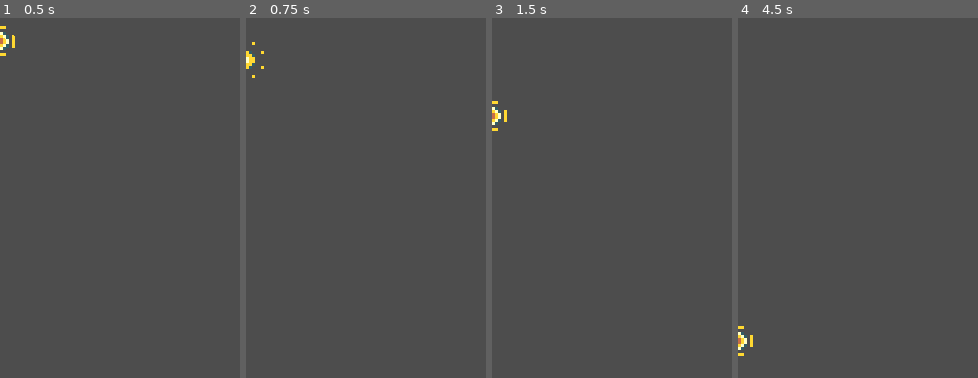
Above: before the commit, frames 1-4 (left to right).
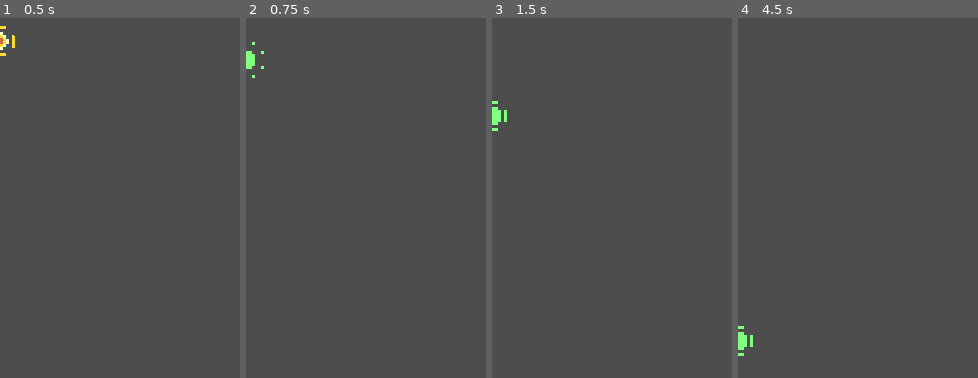
Above: after the commit, the same moments.

Repository: jacristi/godot-space-shooter
Game: Godot game, scene res://pickups/yellow_pickup.tscn
Two runs of this game, one before a commit and one after it. Both use one fixed random seed, a clock stepped at 60 frames per second and the inputs below. This scene is started directly instead of the project's main scene.
Inputs:
- Up to frame 1 (0.5 s): no input
- Up to frame 2 (0.75 s): hold D (move_right) from 0.53 s (still down); tap Space (fire) at 0.6 s
- Up to frame 3 (1.5 s): release D (move_right) at 1.28 s; hold S (move_down) from 1.28 s (still down); tap Space (fire) at 1.35 s
- Up to frame 4 (4.5 s): release S (move_down) at 2.03 s; hold D (move_right) 2.03-2.78 s; tap Space (fire) at 2.1, 2.85, 3.6, 4.25, 4.35 s; hold W (move_up) 2.78-3.53 s; tap Enter at 3.5 s; hold A (move_left) from 3.53 s (still down)
The pictures show only the part of the screen within x 0-50%, y 2-52%; the shares and areas given below are measured in that part.

Frame 1 is identical in both runs. In frame 2, 0.2% of the frame differs, in the area x 0-8%, y 6-17%; in frame 3, 0.2%, in the area x 0-7%, y 23-32%; in frame 4, 0.2%.

Commit message:
feat: flash material changes

Diff:
--- a/enemies/enemy.tscn
+++ b/enemies/enemy.tscn
@@ -6,7 +6,6 @@
 [ext_resource type="Script" path="res://components/scale_component.gd" id="3_r2n64"]
 [ext_resource type="Script" path="res://components/flash_component.gd" id="4_bdxlj"]
 [ext_resource type="Script" path="res://components/shake_component.gd" id="5_55vci"]
-[ext_resource type="Material" uid="uid://c88q6pkhh3vl" path="res://effects/white_flash_material.tres" id="6_yjxnm"]
 [ext_resource type="Script" path="res://components/hurtbox_component.gd" id="7_ytuho"]
 [ext_resource type="Script" path="res://components/hitbox_component.gd" id="8_itsm4"]
 [ext_resource type="Script" path="res://components/hurt_component.gd" id="9_ha7el"]
@@ -39,7 +38,6 @@
 
 [node name="FlashComponent" type="Node" parent="." node_paths=PackedStringArray("sprite")]
 script = ExtResource("4_bdxlj")
-flash_material = ExtResource("6_yjxnm")
 sprite = NodePath("../AnimatedSprite2D")
 
 [node name="ShakeComponent" type="Node" parent="." node_paths=PackedStringArray("node")]
@@ -60,10 +58,11 @@
 stats_component = NodePath("../StatsComponent")
 hurtbox_component = NodePath("../HurtboxComponent")
 
-[node name="DestroyedComponent" type="Node" parent="." node_paths=PackedStringArray("actor", "stats_component")]
+[node name="DestroyedComponent" type="Node" parent="." node_paths=PackedStringArray("actor", "stats_component", "spawner_component")]
 script = ExtResource("10_lh6iy")
 actor = NodePath("..")
 stats_component = NodePath("../StatsComponent")
+spawner_component = NodePath("../SpawnerComponent")
 
 [node name="SpawnerComponent" type="Node2D" parent="."]
 script = ExtResource("11_kh874")
--- a/pickups/blue_pickup.tscn
+++ b/pickups/blue_pickup.tscn
@@ -86,3 +86,6 @@
 
 [node name="CollisionShape2D" type="CollisionShape2D" parent="HitboxComponent" index="0"]
 shape = SubResource("RectangleShape2D_ltjyi")
+
+[node name="CollectedComponent" parent="." index="12" node_paths=PackedStringArray("spawner_component")]
+spawner_component = NodePath("../CollectedSpawnerComponent")
--- a/pickups/green_pickup.tscn
+++ b/pickups/green_pickup.tscn
@@ -95,5 +95,8 @@
 [node name="CollisionShape2D" type="CollisionShape2D" parent="HitboxComponent" index="0"]
 shape = SubResource("RectangleShape2D_tvkmt")
 
+[node name="CollectedComponent" parent="." index="12" node_paths=PackedStringArray("spawner_component")]
+spawner_component = NodePath("../CollectedSpawnerComponent")
+
 [node name="CollectedSpawnerComponent" parent="." index="13"]
 scene = ExtResource("2_urcgm")
--- a/pickups/pickup.gd
+++ b/pickups/pickup.gd
@@ -14,6 +14,7 @@
 @onready var destroyed_component: DestroyedComponent = $DestroyedComponent
 @onready var audio_player: VariablePitchAudioStreamPlayer = $VariablePitchAudioStreamPlayer
 @onready var collected_component: DestroyedComponent = $CollectedComponent
+@onready var flash_timer: Timer = $FlashTimer
 
 
 func _ready() -> void:
@@ -21,6 +22,7 @@
     visible_on_screen_notifier_2d.screen_exited.connect(queue_free)
     hurtbox_component.hurt.connect(was_hurt)
     hitbox_component.hit_hurtbox.connect(handle_on_collect)
+    flash_timer.timeout.connect(flash_component.flash)
 
 
 func was_hurt(_hitbox: HitboxComponent) -> void:
--- a/pickups/pickup.tscn
+++ b/pickups/pickup.tscn
@@ -1,10 +1,11 @@
-[gd_scene load_steps=18 format=3 uid="uid://bfgfj802ng1mt"]
+[gd_scene load_steps=19 format=3 uid="uid://bfgfj802ng1mt"]
 
 [ext_resource type="Script" path="res://pickups/pickup.gd" id="1_q6wj0"]
 [ext_resource type="Script" path="res://components/move_component.gd" id="3_8g3hp"]
 [ext_resource type="Script" path="res://components/stats_component.gd" id="4_cha0t"]
 [ext_resource type="Script" path="res://components/scale_component.gd" id="5_51djb"]
 [ext_resource type="Script" path="res://components/flash_component.gd" id="6_5oq4s"]
+[ext_resource type="Material" uid="uid://c1pbvjfcj8cer" path="res://effects/green_flash_material.tres" id="6_8yxht"]
 [ext_resource type="Script" path="res://components/shake_component.gd" id="7_3i3aa"]
 [ext_resource type="Script" path="res://components/hurtbox_component.gd" id="8_7brgn"]
 [ext_resource type="Script" path="res://components/hitbox_component.gd" id="9_ly3yr"]
@@ -41,6 +42,7 @@
 
 [node name="FlashComponent" type="Node" parent="." node_paths=PackedStringArray("sprite")]
 script = ExtResource("6_5oq4s")
+flash_material = ExtResource("6_8yxht")
 sprite = NodePath("../AnimatedSprite2D")
 
 [node name="ShakeComponent" type="Node" parent="." node_paths=PackedStringArray("node")]
@@ -62,21 +64,19 @@
 stats_component = NodePath("../StatsComponent")
 hurtbox_component = NodePath("../HurtboxComponent")
 
-[node name="DestroyedComponent" type="Node" parent="." node_paths=PackedStringArray("actor", "stats_component", "destroy_effect_spawner_component")]
+[node name="DestroyedComponent" type="Node" parent="." node_paths=PackedStringArray("actor", "stats_component")]
 script = ExtResource("11_fqhq0")
 actor = NodePath("..")
 stats_component = NodePath("../StatsComponent")
-destroy_effect_spawner_component = NodePath("../DestroyedSpawnerComponent")
 
 [node name="DestroyedSpawnerComponent" type="Node2D" parent="."]
 script = ExtResource("12_4ioft")
 scene = ExtResource("13_l4y4i")
 
-[node name="CollectedComponent" type="Node" parent="." node_paths=PackedStringArray("actor", "stats_component", "destroy_effect_spawner_component")]
+[node name="CollectedComponent" type="Node" parent="." node_paths=PackedStringArray("actor", "stats_component")]
 script = ExtResource("11_fqhq0")
 actor = NodePath("..")
 stats_component = NodePath("../StatsComponent")
-destroy_effect_spawner_component = NodePath("../CollectedSpawnerComponent")
 
 [node name="CollectedSpawnerComponent" type="Node2D" parent="."]
 script = ExtResource("12_4ioft")
@@ -90,3 +90,7 @@
 stream = ExtResource("16_v86n2")
 bus = &"SFX"
 script = ExtResource("17_7k5dx")
+
+[node name="FlashTimer" type="Timer" parent="."]
+wait_time = 0.75
+autostart = true
--- a/pickups/yellow_pickup.tscn
+++ b/pickups/yellow_pickup.tscn
@@ -91,5 +91,8 @@
 [node name="CollisionShape2D" type="CollisionShape2D" parent="HitboxComponent" index="0"]
 shape = SubResource("RectangleShape2D_otr3n")
 
+[node name="CollectedComponent" parent="." index="12" node_paths=PackedStringArray("spawner_component")]
+spawner_component = NodePath("../CollectedSpawnerComponent")
+
 [node name="CollectedSpawnerComponent" parent="." index="13"]
 scene = ExtResource("3_bccy1")
--- a/projectiles/player_ship_shield.tscn
+++ b/projectiles/player_ship_shield.tscn
@@ -1,10 +1,11 @@
-[gd_scene load_steps=14 format=3 uid="uid://xxsws20p7731"]
+[gd_scene load_steps=15 format=3 uid="uid://xxsws20p7731"]
 
 [ext_resource type="Script" path="res://projectiles/player_ship_shield.gd" id="1_ky6ca"]
 [ext_resource type="Texture2D" uid="uid://bgnhgpwp2kwot" path="res://assets/shield_pickup.png" id="2_xadqe"]
 [ext_resource type="Script" path="res://components/scale_component.gd" id="3_i4ul4"]
 [ext_resource type="Script" path="res://components/hitbox_component.gd" id="4_466j0"]
 [ext_resource type="Script" path="res://components/follow_component.gd" id="5_jmms0"]
+[ext_resource type="Material" uid="uid://buwowimmf24fr" path="res://effects/red_flash_material.tres" id="7_3d0ir"]
 [ext_resource type="Script" path="res://components/flash_component.gd" id="7_u8vj0"]
 
 [sub_resource type="AtlasTexture" id="AtlasTexture_boi8x"]
@@ -94,4 +95,5 @@
 
 [node name="FlashComponent" type="Node" parent="." node_paths=PackedStringArray("sprite")]
 script = ExtResource("7_u8vj0")
+flash_material = ExtResource("7_3d0ir")
 sprite = NodePath("../AnimatedSprite2D")
--- a/scenes/player/player_ship.tscn
+++ b/scenes/player/player_ship.tscn
@@ -231,10 +231,11 @@
 script = ExtResource("7_u1olh")
 scene = ExtResource("14_uj82o")
 
-[node name="DestroyedComponent" type="Node" parent="." node_paths=PackedStringArray("actor", "stats_component")]
+[node name="DestroyedComponent" type="Node" parent="." node_paths=PackedStringArray("actor", "stats_component", "spawner_component")]
 script = ExtResource("15_mc00b")
 actor = NodePath("..")
 stats_component = NodePath("../StatsComponent")
+spawner_component = NodePath("../ExplosionSpawnerComponent")
 
 [node name="ShootAudioStreamPlayer" type="AudioStreamPlayer" parent="."]
 stream = ExtResource("17_cp0nx")
Not shown: 1 places in enemies/enemy.tscn that only renumber resources
